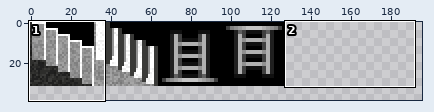
File history of a sprite sheet, graphics/features.gif. The first picture is a wide view before the edit; the outline marks the close-up.
Close-up. As it was:
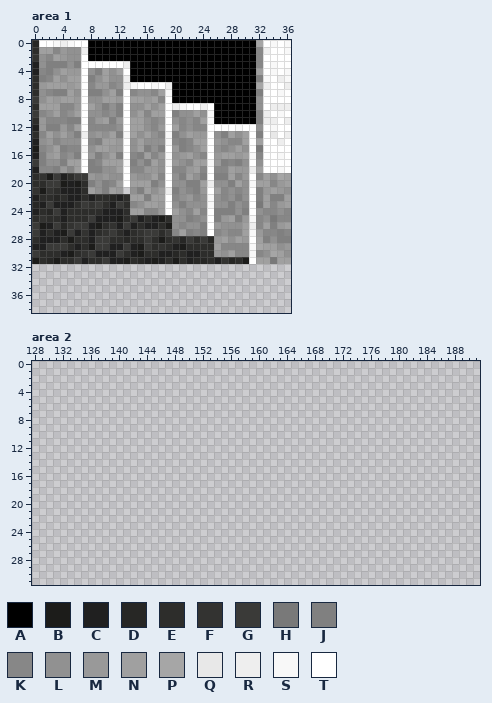
The file is 320x128 pixels. Colours within 5 levels of each other are drawn and written as one. Shown: area 1: x 0..36, y 0..38; area 2: x 128..191, y 0..31. The wide view leaves out empty margins.
Palette (. is transparent): A #000000  B #1c1c1a  C #202020  D #272725  E #2d2d2b  F #333331  G #3a3a38  H #797979  J #808080  K #878787  L #919191  M #999999  N #a0a0a0  P #a6a6a6  Q #e8e8e8  R #eeeeee  S #f8f8f8  T #ffffff
Pixels before, area 1, first column x 0:
 0 DTTSRSTTAAAAAAAAAAAAAAAAAAAAAAAAPTSTS
 1 ENNKMLLRAAAAAAAAAAAAAAAAAAAAAAAAKRTTS
 2 FLKNMLLTAAAAAAAAAAAAAAAAAAAAAAAAKTTTT
 3 CLJJJLJTTTTTTRAAAAAAAAAAAAAAAAAAKTSTT
 4 CKJLNMMTLJNLNTAAAAAAAAAAAAAAAAAANTSTS
 5 EJKNLNNTJLNLLRAAAAAAAAAAAAAAAAAAJSTRS
 6 EMNNNMNTKMMKLRSTTSTRAAAAAAAAAAAAPRTTR
 7 ELKJJNLTJJLNJTKLLKNSAAAAAAAAAAAAJTTST
 8 GLNMNNMTLLNNMTNNMNKTAAAAAAAAAAAALTTTT
 9 ENNNKKMTNLJLJTLLNLNTRSTTRTAAAAAALTRRR
10 GKLNKLNTLLKLJTLNKNNTJLLNLSAAAAAAJRTST
11 EMKKKJJTKMNJMTNNLKLTLKLKNSAAAAAAJRRTR
12 CMJJMKNTKKKKLTNNLKMTNKLKKTTTTSTTLTSTT
13 EKNLNLJRLMLNJSNLNLKSJLNMMTLJNLNTJTQTR
14 CLMKLLLTKJNNMTLNLLLSKJKNNTMLKKNTNTTRT
15 BKLNJKKSLNNMMTLNJLJTMJKLNTLKLNLTHTTTT
16 CJMNKLJTMJLNJTKJNKMSLMNLKTMNNMNSKTTST
17 GJLLJNNTJKNNNSJLJNLSMLKNNSMJKJLTLTTTT
18 CKKJMKNTJJLLNTKKMMLTKKMNKTKKNMMRNTTST
19 EFBGCEGGMLMLLTMLLNKTLJNLJTJJNKMTKNLPN
20 EEGGBCBEJLJKNTNNNJLTLLJJNRLLJNLSNNKMN
21 FBFECCCENLJNM.LJNLNRJLKJMTNKLKLTJMNML
22 CEEDECCECEEDCENNJNNTKLMKLSLKLJLTJNJJN
23 DCGCCCEGFGECGEKLNNMTLJLLLSLLJLKTHNKMN
24 CEDGCEEEEECCCENNKKMTNLKNKTJJJLJTLKKLK
25 EFEECEEEGCCCBEGCECBELLJKLTJMNJMSKLHKK
26 GBCGDFGGCBEFCGCECCEBLKLLJTMLLLNRKNJMN
27 GCECBGCFCEFGECEFGGEGKNJKJTKLKKNSMKKJK
28 ECCCEBEECGGEEDEEGEBEFDGEGDMNLNMTNJLJJ
29 CCGGGECEBGGCCGCBGEFECBEEEENKKKKSPNNLM
30 GEEECBEFGCCCGECBEECCDECCEEMLNKKSKLPNL
31 BEDBEEGCEEGCCBEDCBCEBECDDECFDEBTNNHNN
New version:
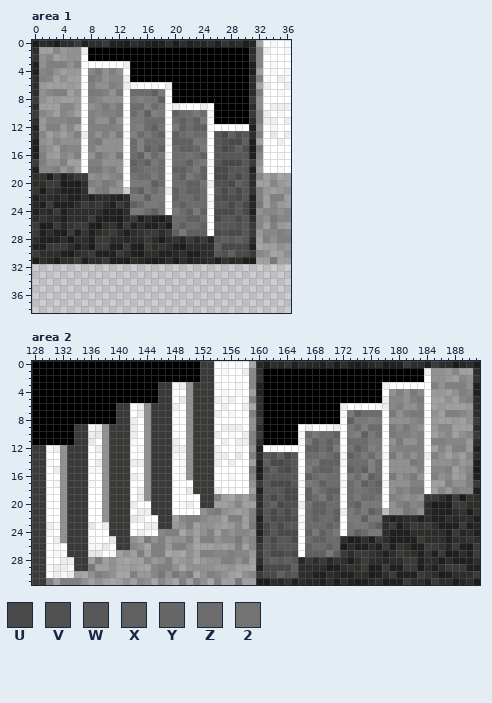
Colours new in this view: U #494949  V #505050  W #575757  X #606060  Y #666666  Z #6c6c6c  2 #737373
Edits made:
Changed rows in their new state; - is an unchanged pixel.
Area 1:
first column x 0:
 0 BEDBEEGCEEGCCBEDCBCEBECDDECFDEBD
 1 -------------------------------E
 2 -------------------------------F
 3 -------------------------------C
 4 --------KHLJL------------------C
 5 --------HJLKK------------------E
 6 --------JLLJK------------------E
 7 --------HHJLH-ZZZXH------------E
 8 --------JKLLL-HJHHX------------G
 9 --------LKHKH-ZZJZH------------E
10 --------JKJJH-ZHXJH-XZZHZ------G
11 --------JLLHL-HHZZZ-ZXZXH------E
12 --------JJJJK-HJZX2-HXZXX------C
13 --------JLJLH-JZHZX-XZ2ZZ-WUXVWE
14 --------JHLLL-ZJZZZ-XXXH2-WVUUXC
15 --------JLLLL-ZJXZX-ZXXYH-WUVXVB
16 --------LHKLH-ZXJZH-ZZ2ZX-WWWWWC
17 ---------JLLL-XZXHZ-ZZX2H-WUUUWG
18 --------HHKJL-YZ22Z-XXZHX-UUWWWC
19 --------LKLKJ-2ZZHZ-ZXHZX-UUWUWE
20 ---------KHJL-HHHXZ-ZZXX2-VVUXWE
21 --------LJHLL-ZXHZH-XZXXZ-WUWUWF
22 --------------HHXHH-XZZXZ-VUVUWC
23 --------------XZHH2-ZXZZZ-WWUWUD
24 --------------HHZX2-HZXHX-UUUWUC
25 --------------------ZZXXZ-UWWUWE
26 --------------------ZXZZX-WWWVWG
27 --------------------XHXXX-UVUUWG
28 --------------------------WXWXWE
29 --------------------------XUUUUC
30 --------------------------WVXUUG
31 -------------------------------B
Area 2:
first column x 128:
 0 AAAAAAAAAAAAAAAAAAAAAAAAGGTSTSTPDBEDFCEDDCEBECBCDEBCCGEECGEEBDEB
 1 AAAAAAAAAAAAAAAAAAAAAAAAGGTSTTRKEAAAAAAAAAAAAAAAAAAAAAAARLLMKNNE
 2 AAAAAAAAAAAAAAAAAAAAAAAAGGTTTTTKFAAAAAAAAAAAAAAAAAAAAAAATLLMNKLF
 3 AAAAAAAAAAAAAAAAAAGGSRLGGGSTTSTKCAAAAAAAAAAAAAAAAARTTTTTTJLJJJLC
 4 AAAAAAAAAAAAAAAAAAGGTTLGGGTSTSTNCAAAAAAAAAAAAAAAAATLJLHKTMMNLJKC
 5 AAAAAAAAAAAAAAAAAAGGTQLGGGRSRTSJEAAAAAAAAAAAAAAAAARKKLJHTNNLNKJE
 6 AAAAAAAAAAAAGGSRLGGGRTLGGGTRTTRPEAAAAAAAAAAARTSTTSRKJLLJTNMNNNME
 7 AAAAAAAAAAAAGGTRLGGGTTLGGGRTSTTJEAAAAAAAAAAASHXZZZTHLJHHTLNJJKLE
 8 AAAAAAAAAAAAGGRTLGGGTTLGGGTTTTTLGAAAAAAAAAAATXHHJHTLLLKJTMNNMNLG
 9 AAAAAAGGSRLGGGRTLGGGTTLGGGTRRRTLEAAAAATRTTSRTHZJZZTHKHKLTMKKNNNE
10 AAAAAAGGRQLGGGRTLGGGTTLGGGRTSTRJGAAAAASZHZZXTHJXHZTHJJKJTNLKNLKG
11 AAAAAAGGQTLGGGSTLGGGRTLGGGTRTRRJEAAAAASHXZXZTZZZHHTLHLLJTJJKKKME
12 GGSRLGGGTRLGGGTSLGGGRRLGGGRTTSTLCTSTTTTXXZXHT2XZJHTKJJJJTNKMJJMC
13 GGTTLGGGTSLGGGTTLGGGSSLGGGRRTQTJEWVXUWTZZ2ZXSXZHZJSHLJLJRJLNLNKE
14 GGSTLGGGTRLGGGRRLGGGTSLGGGRTRTTNCXUUVWT2HXXXSZZZJZTLLLHJTLLLKMLC
15 GGTRLGGGSSLGGGTTLGGGTSLGGGTTTTTHBVXVUWTHYXXZTXZXJZTLLLLJSKKJNLKB
16 GGTTLGGGTTLGGGRSLGGGTSLGGGTTSTTKCWWWWWTXZ2ZZSHZJXZTHLKHLTJLKNMJC
17 GGTSLGGGSTLGGGTTLGGGTTTGGGTTTTTLGWUUUWSH2XZZSZHXZXSLLLJJTNNJLLJG
18 GGTTLGGGTTLGGGTRLGGGTTQGGGRTSTTNCWWWUUTXHZXXTZ22ZYTLJKHHTNKMJKKC
19 GGTTLGGGTTLGGGTRLGGGTTTTGGJNPLNKEWUWUUTXZHXZTZHZZ2TJKLKLGGECGBFE
20 GGTTLGGGTTLGGGRTTGGGTSRTGGNNMKNNEWXUVVR2XXZZTZXHHHTLJHKJEBCBGGEE
21 GGTTLGGGTTLGGGTRRGGGTTTTLJHLMNMJFWUWUWTZXXZXRHZHXZ-LLHJLECCCEFBF
22 GGTTLGGGTTLGGGQRTTGGNKJJKLLNJJNJCWUVUVSZXZZXTHHXHHECDEECECCEDEEC
23 GGRSLGGGQTRGGGTTRRGGMLJNLLMNMKNHDUWUWWSZZZXZT2HHZXEGCEGFGECCCGCD
24 GGSTLGGGTTTGGGTRSTKJJPLNLJNKLKKLCUWUUUTXHXZHT2XZHHECCCEEEEECGDEC
25 GGTRLGGGSTTQGGLNHLJMLLJNJJLKKHLKEWUWWUTZXXZZEBCECGEBCCCGEEECEEFE
26 GGTSTGGGSSQTGGKLPJJMJJLPNNMNMJNKGWVWWWTXZZXZBECCECGCFEBCGGFDGCBG
27 GGTSSGGGQQTSNLNJNJJPNPLNJJKKJKKMGWUUVUTXXXHXGEGGFECEGFECFCGBCECG
28 GGTTRRGGNJNLNPNNKMLJNMLPMLLJJLJNEWXWXWDGEGDFEBEGEEDEEGGCEEBECCCE
29 GGSRRSGGHNNLNNMNPKJJLPLLLLMMLNNPCUUUUXEEEEBCEFEGBCGCCGGBECEGGGCC
30 GGTRSRNPLJKLPPJMMKHLHKHPLJKLNPLKGUUXVWEECCEDCCEEBCEGCCCGFEBCEEEG
31 GGJNJJJLNLNPNLNKLPKMPJNJLPJNNHNNBBEDFCEDDCEBECBCDEBCCGEECGEEBDEB
